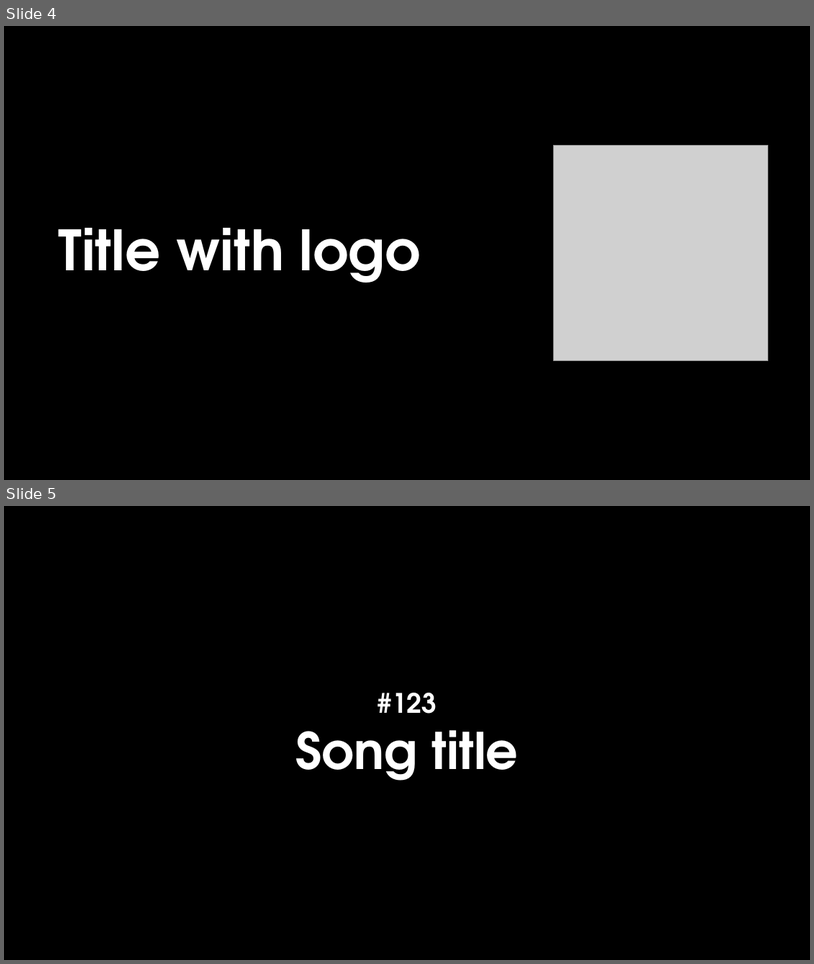
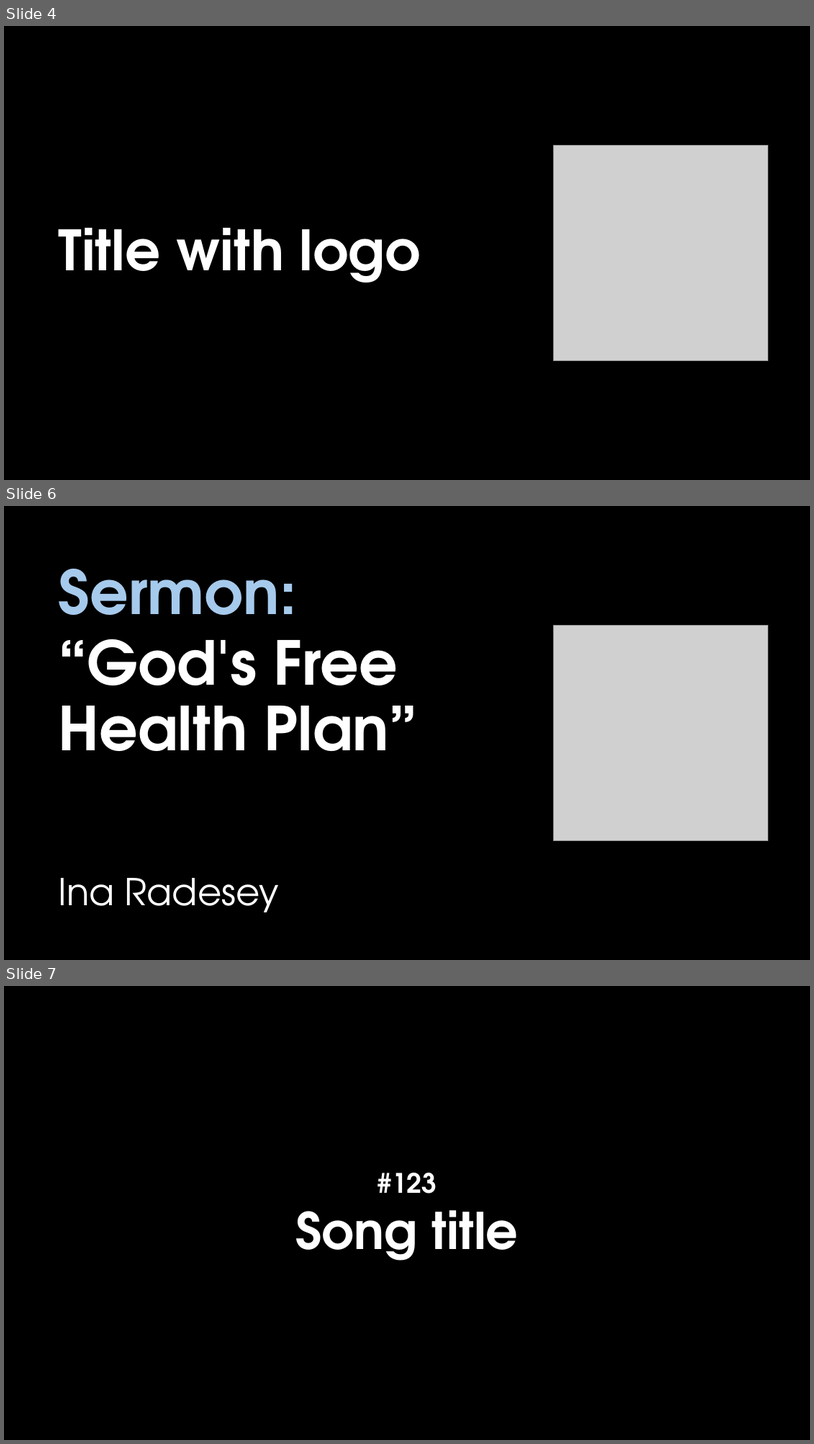
Before and after one commit to notnotedvard/isda-pptgen, a slide deck: assets/template.pptx. Shown one above the other, each under a label of ours: slides 4 and 5 before the commit, slides 4, 6 and 7 after it; the slides between them are not shown. The pictures are 814x964 and 814x1444 pixels, drawn with LibreOffice and Linux fonts; fonts in the diff are those of the drawing; grey boxes stand for pictures; background and template pictures are left out. Boxes give left, top, right and bottom in pixels: in the first picture for what was removed or moved away, otherwise in the second. Text is boxed around its words. In the diff, an @@ line names an element or a change of style, - is before the commit and + after.

```diff
--- a/assets/template.pptx
+++ b/assets/template.pptx
@@ slide 6 added at (x1=4, y1=506, x2=810, y2=960), background picture (left out) @@
@@ text added at (x1=59, y1=569, x2=418, y2=751), 72 pt, text #FFFFFF, bold @@
+Sermon:
+“God's Free Health Plan”
@@ picture added at (x1=554, y1=626, x2=769, y2=841) @@
@@ text added at (x1=58, y1=878, x2=279, y2=912), 44 pt, text #FFFFFF @@
+Ina Radesey
@@ what was slide 5 is now slide 7 @@
```
Also in this commit, not shown: 1 other slide added, 3 other files.
